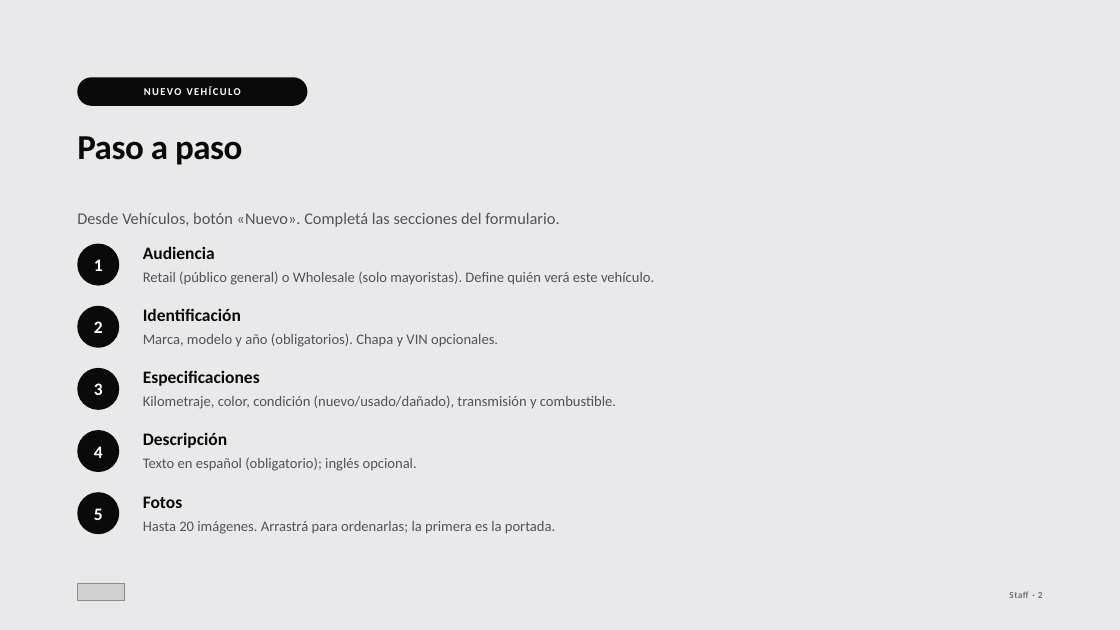
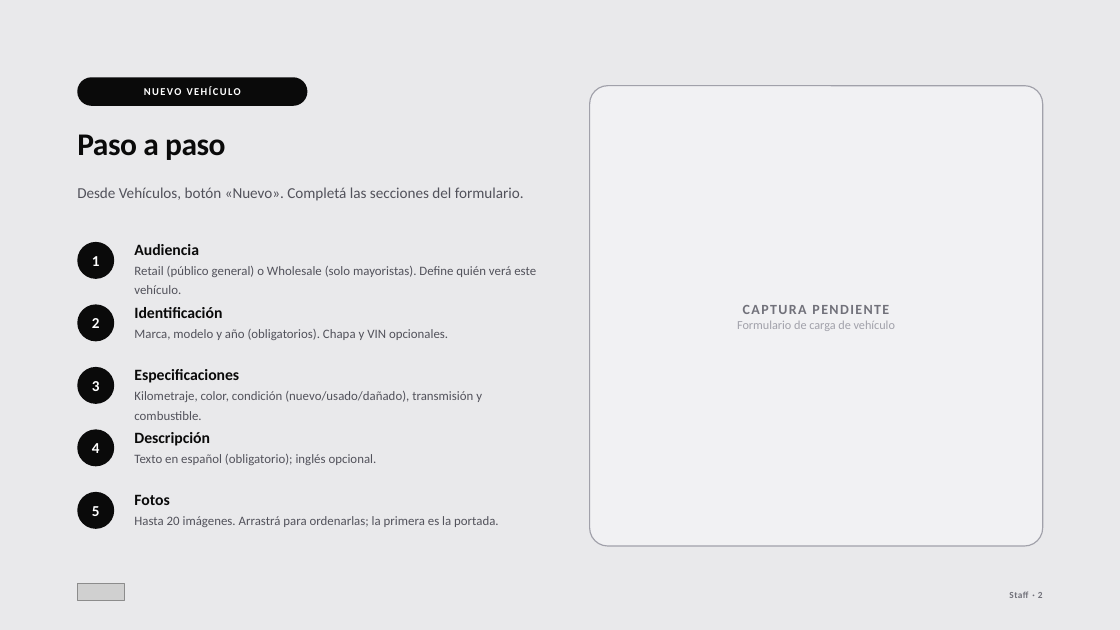
Before and after one commit to croman-coder/RenewSubastas, a slide deck: slide 4 of docs/onboarding/pptx/03-staff.pptx. Drawn at 1120x630 pixels with LibreOffice and Linux fonts; fonts in the diff are those of the drawing; grey boxes stand for pictures. Boxes give left, top, right and bottom in pixels: in the first picture for what was removed or moved away, otherwise in the second. Text is boxed around its words. In the diff, an @@ line names an element or a change of style, - is before the commit and + after.

```diff
--- a/docs/onboarding/pptx/03-staff.pptx
+++ b/docs/onboarding/pptx/03-staff.pptx
@@ rounded rectangle added at [590, 86, 1043, 546], fill #F1F1F3, outline #A1A1AA 1 pt, 10.5 pt, text #A1A1AA @@
+CAPTURA PENDIENTE
+Formulario de carga de vehículo
@@ text "Paso a paso" at [77, 134, 226, 160]: size 30 to 27 pt @@
@@ text "Desde Vehículos, botón «Nuevo». Completá ...": place and size @@
-text "Desde Vehículos, botón «Nuevo». Completá ..." at [77, 212, 559, 227]
+text "Desde Vehículos, botón «Nuevo». Completá ..." at [77, 187, 524, 201]
@@ text "Desde Vehículos, botón «Nuevo». Completá ..." at [77, 187, 524, 201]: size 14 to 13 pt; line spacing 1.35 to 1.3 @@
@@ ellipse "1": place and size @@
-ellipse "1" at [77, 244, 119, 286]
+ellipse "1" at [77, 242, 114, 279]
@@ text "Audiencia": place and size @@
-text "Audiencia" at [143, 246, 654, 285]
+text "Audiencia" at [134, 244, 536, 294]
@@ text "Audiencia" at [134, 244, 536, 294]: size 15 to 13.5 pt in "Audiencia"; size 12.5 to 11 pt in "Retail (público general) o Wholesale (solo mayoristas). ..."; line spacing 1.28 to 1.25 @@
@@ size 15 to 13 pt in 5 elements at [77, 492, 114, 529], [77, 367, 114, 404], [77, 429, 114, 466], [77, 242, 114, 279], [77, 304, 114, 341] @@
@@ ellipse "2": place and size @@
-ellipse "2" at [77, 306, 119, 348]
+ellipse "2" at [77, 304, 114, 341]
@@ text "Identificación": place and size @@
-text "Identificación" at [143, 308, 498, 347]
+text "Identificación" at [134, 307, 448, 340]
@@ text "Identificación" at [134, 307, 448, 340]: size 15 to 13.5 pt in "Identificación"; size 12.5 to 11 pt in "Marca, modelo y año (obligatorios). Chapa y ..."; line spacing 1.28 to 1.25 @@
@@ ellipse "3": place and size @@
-ellipse "3" at [77, 368, 119, 410]
+ellipse "3" at [77, 367, 114, 404]
@@ text "Especificaciones": place and size @@
-text "Especificaciones" at [143, 370, 616, 409]
+text "Especificaciones" at [134, 369, 482, 420]
@@ text "Especificaciones" at [134, 369, 482, 420]: size 15 to 13.5 pt in "Especificaciones"; size 12.5 to 11 pt in "Kilometraje, color, condición (nuevo/usado/dañado), transmis ..."; line spacing 1.28 to 1.25 @@
@@ ellipse "4": place and size @@
-ellipse "4" at [77, 430, 119, 472]
+ellipse "4" at [77, 429, 114, 466]
@@ text "Descripción": place and size @@
-text "Descripción" at [143, 433, 417, 471]
+text "Descripción" at [134, 432, 377, 465]
@@ text "Descripción" at [134, 432, 377, 465]: size 15 to 13.5 pt in "Descripción"; size 12.5 to 11 pt in "Texto en español (obligatorio); inglés opcional."; line spacing 1.28 to 1.25 @@
@@ ellipse "5": place and size @@
-ellipse "5" at [77, 492, 119, 534]
+ellipse "5" at [77, 492, 114, 529]
@@ text "Fotos": place and size @@
-text "Fotos" at [143, 496, 555, 534]
+text "Fotos" at [134, 494, 498, 527]
@@ text "Fotos" at [134, 494, 498, 527]: size 15 to 13.5 pt in "Fotos"; size 12.5 to 11 pt; line spacing 1.28 to 1.25 @@
```
Also in this commit, not shown: 2 other slides changed, 16 other files.
